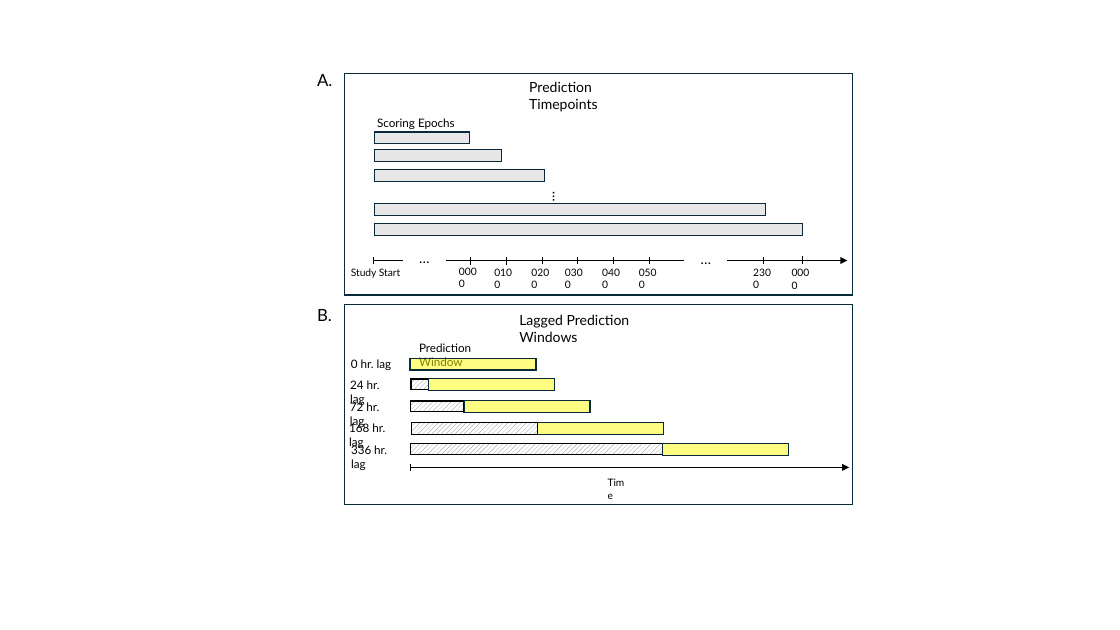
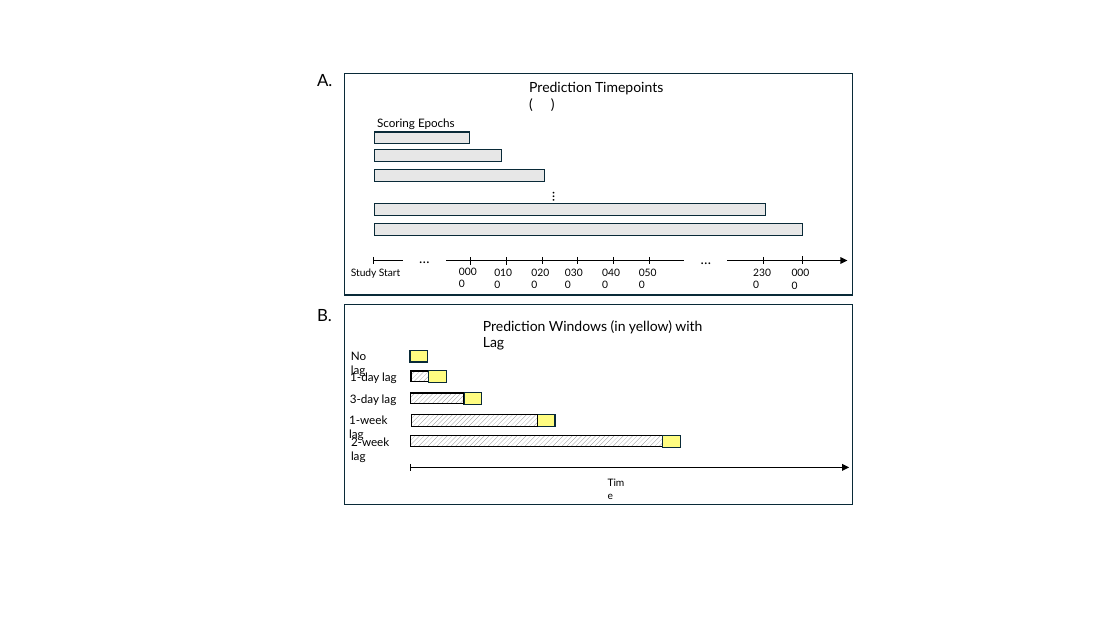
Before and after one commit to jjcurtin/study_lag, a slide deck: slide 1 of figures/methods_figure.pptx. Drawn at 1120x630 pixels with LibreOffice and Linux fonts; fonts in the diff are those of the drawing; background and template pictures are left out. Boxes give left, top, right and bottom in pixels: in the first picture for what was removed or moved away, otherwise in the second. Text is boxed around its words. In the diff, an @@ line names an element or a change of style, - is before the commit and + after.

```diff
--- a/figures/methods_figure.pptx
+++ b/figures/methods_figure.pptx
@@ text at bbox=[529, 81, 663, 95]: text changed @@
-Prediction Timepoints
+Prediction Timepoints ( )
@@ text at bbox=[483, 320, 702, 350]: text changed @@
-Lagged Prediction Windows
+Prediction Windows (in yellow) with Lag
@@ text at bbox=[351, 351, 366, 377]: text changed @@
-0 hr. lag
+No lag
@@ rectangle: place and size @@
-rectangle at bbox=[410, 358, 536, 370]
+rectangle at bbox=[410, 350, 428, 362]
@@ text removed at bbox=[419, 343, 471, 366] @@
-Prediction Window
@@ text at bbox=[350, 371, 397, 383]: text changed @@
-24 hr. lag
+1-day lag
@@ rectangle: place and size @@
-rectangle at bbox=[429, 379, 555, 391]
+rectangle at bbox=[429, 371, 447, 382]
@@ text at bbox=[349, 415, 387, 441]: text changed @@
-168 hr. lag
+1-week lag
@@ text at bbox=[350, 394, 397, 405]: text changed @@
-72 hr. lag
+3-day lag
@@ 4 rectangles: place and size @@
-4 rectangles at bbox=[411, 379, 663, 455]
+4 rectangles at bbox=[411, 371, 663, 447]
@@ rectangle: place and size @@
-rectangle at bbox=[464, 401, 590, 413]
+rectangle at bbox=[464, 392, 481, 404]
@@ rectangle: place and size @@
-rectangle at bbox=[538, 423, 664, 434]
+rectangle at bbox=[538, 414, 555, 426]
@@ text at bbox=[351, 436, 389, 462]: text changed @@
-336 hr. lag
+2-week lag
@@ rectangle: place and size @@
-rectangle at bbox=[663, 444, 789, 455]
+rectangle at bbox=[663, 436, 681, 448]
```
Also in this commit, not shown: 8 other files.
